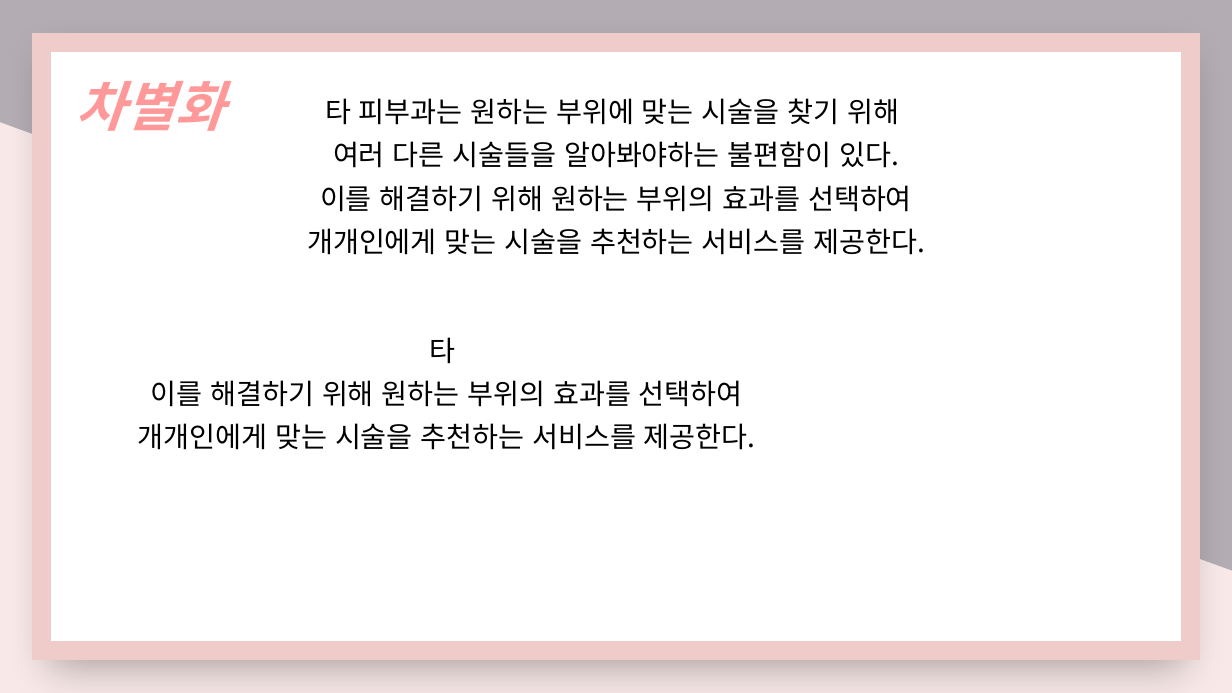
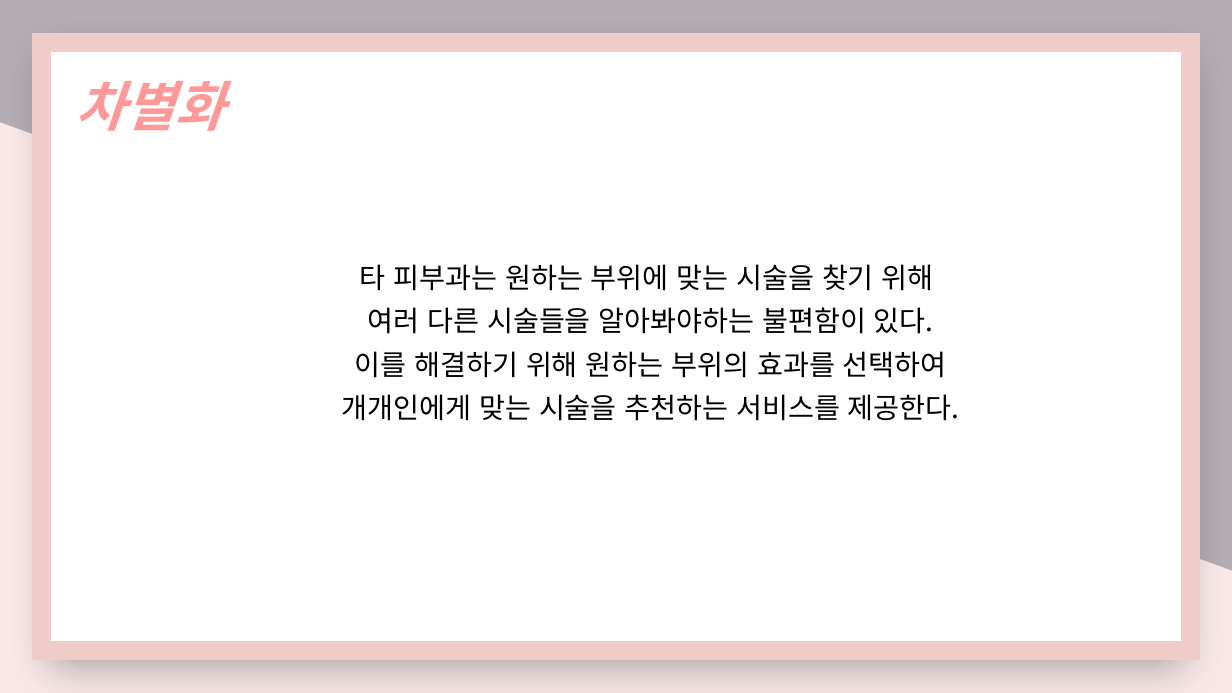
Before and after one commit to nimi2838/thecare, a slide deck: slide 9 of 졸작 기획서.pptx. Drawn at 1232x693 pixels with LibreOffice and Linux fonts; fonts in the diff are those of the drawing. Boxes give left, top, right and bottom in pixels: in the first picture for what was removed or moved away, otherwise in the second. Text is boxed around its words. In the diff, an @@ line names an element or a change of style, - is before the commit and + after.

```diff
--- a/졸작 기획서.pptx
+++ b/졸작 기획서.pptx
@@ text "타 피부과는 원하는 부위에 맞는 ...": place and size @@
-text "타 피부과는 원하는 부위에 맞는 ..." at box(307, 98, 925, 255)
+text "타 피부과는 원하는 부위에 맞는 ..." at box(342, 264, 960, 421)
@@ text removed at box(138, 337, 756, 450) @@
-타
-이를 해결하기 위해 원하는 부위의 효과를 선택하여
-개개인에게 맞는 시술을 추천하는 서비스를 제공한다.
```
Also in this commit, not shown: 7 other slides changed, 2 slides added, 5 other files.
